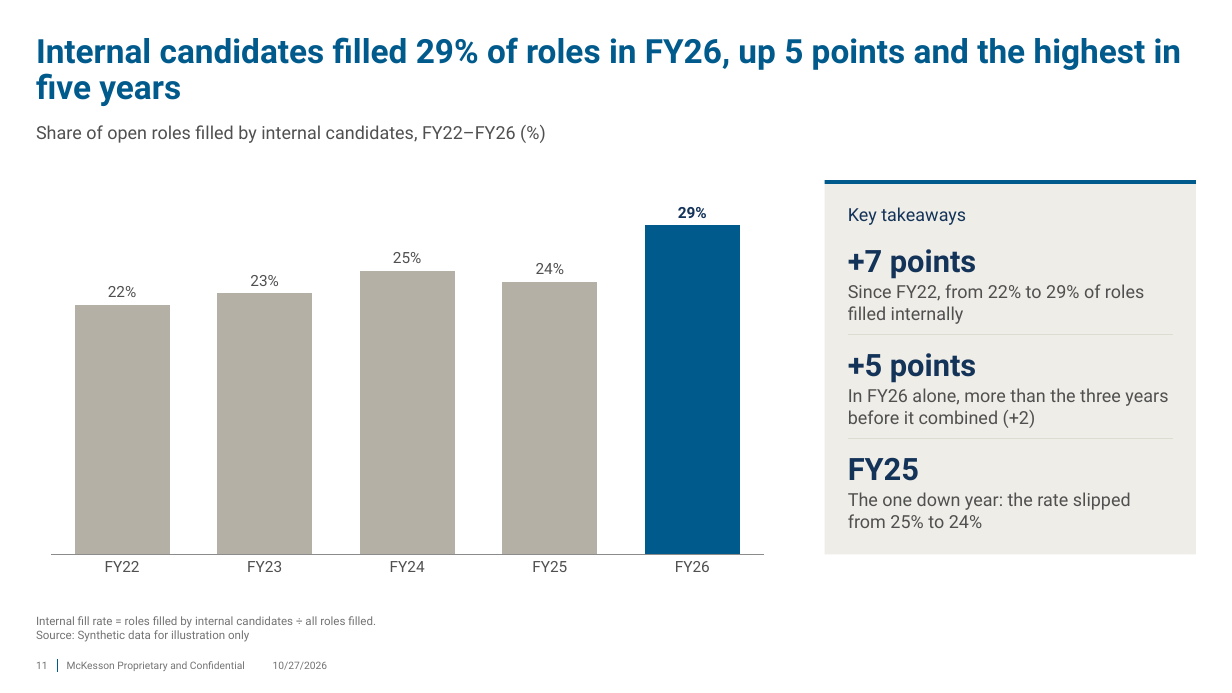
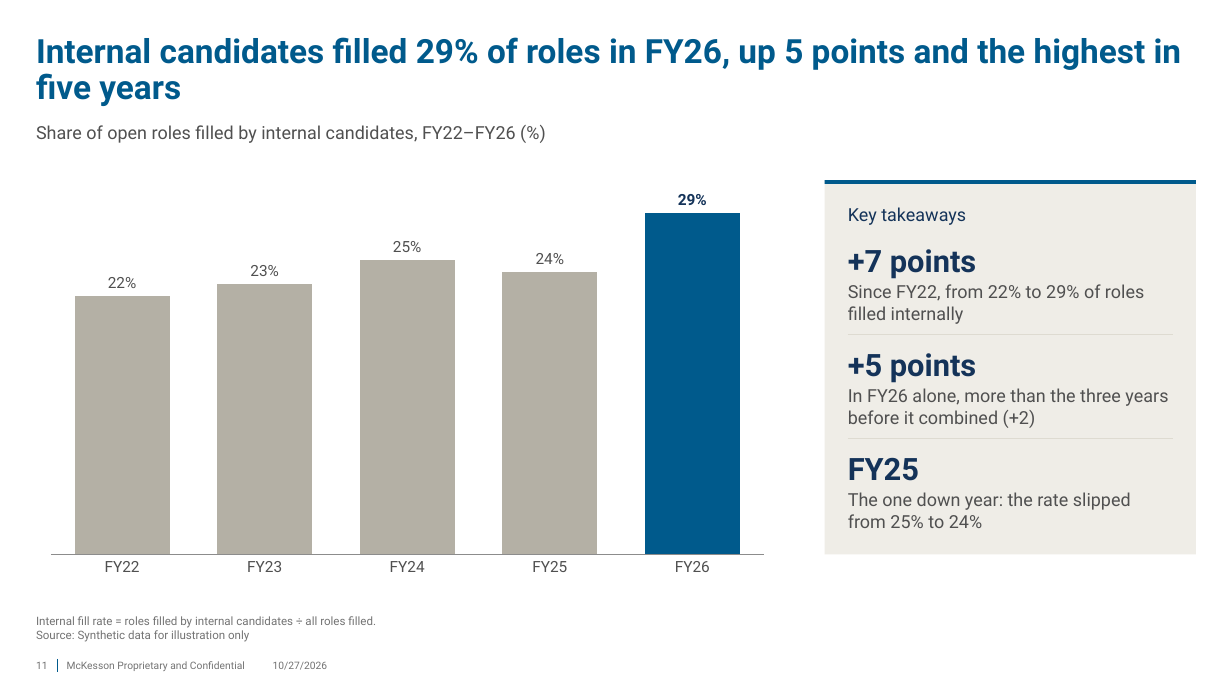
Before and after one commit to amccown-mck/Data-Viz-Guide, a slide deck: slide 11 of dist/office/McKesson-DataViz-Starter.pptx. Drawn at 1232x693 pixels with LibreOffice and Linux fonts; fonts in the diff are those of the drawing. Boxes give left, top, right and bottom in pixels: in the first picture for what was removed or moved away, otherwise in the second. Text is boxed around its words. In the diff, an @@ line names an element or a change of style, - is before the commit and + after.

```diff
--- a/dist/office/McKesson-DataViz-Starter.pptx
+++ b/dist/office/McKesson-DataViz-Starter.pptx
@@ column chart at [36, 166, 779, 592] @@
-Series 1: 76, 79, 86, 83, 100
+Series 1: 22, 23, 25, 24, 29
@@ data labels of Series 1 added @@
@@ value axis changed @@
```
Also in this commit, not shown: 17 other files.
